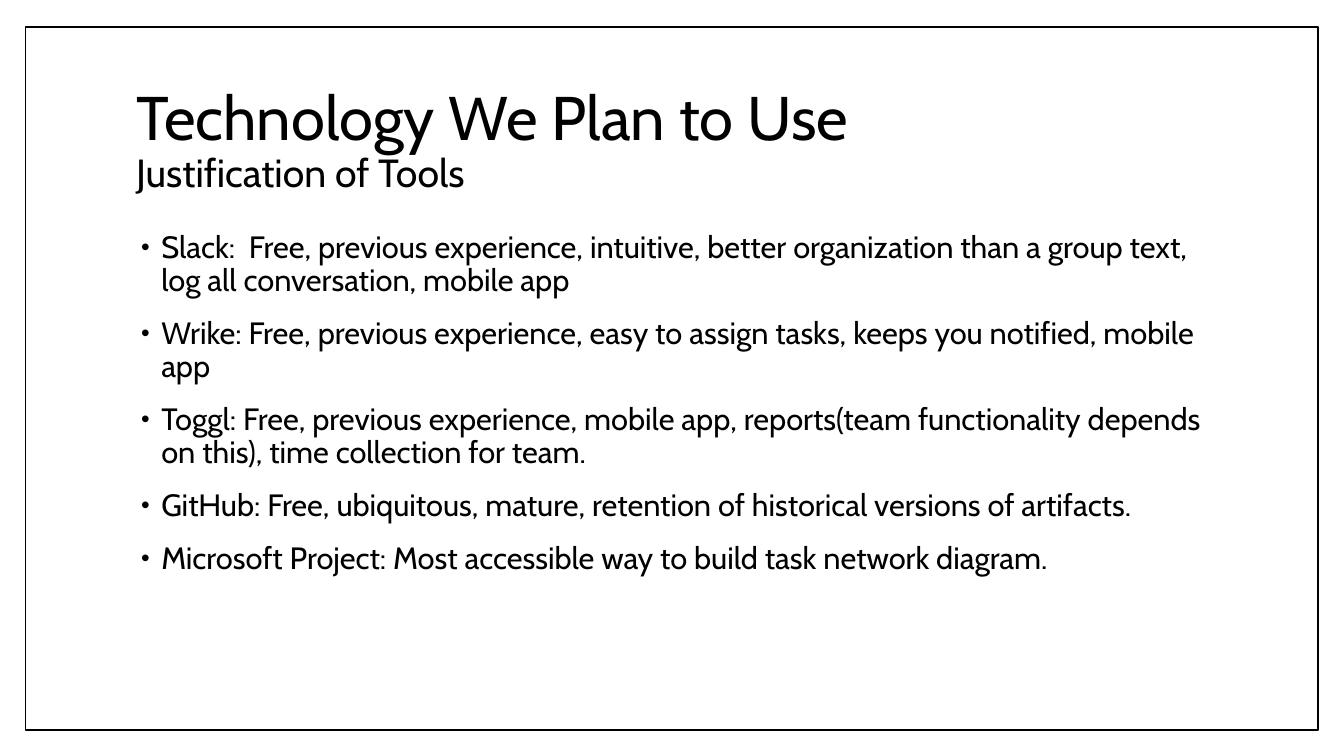
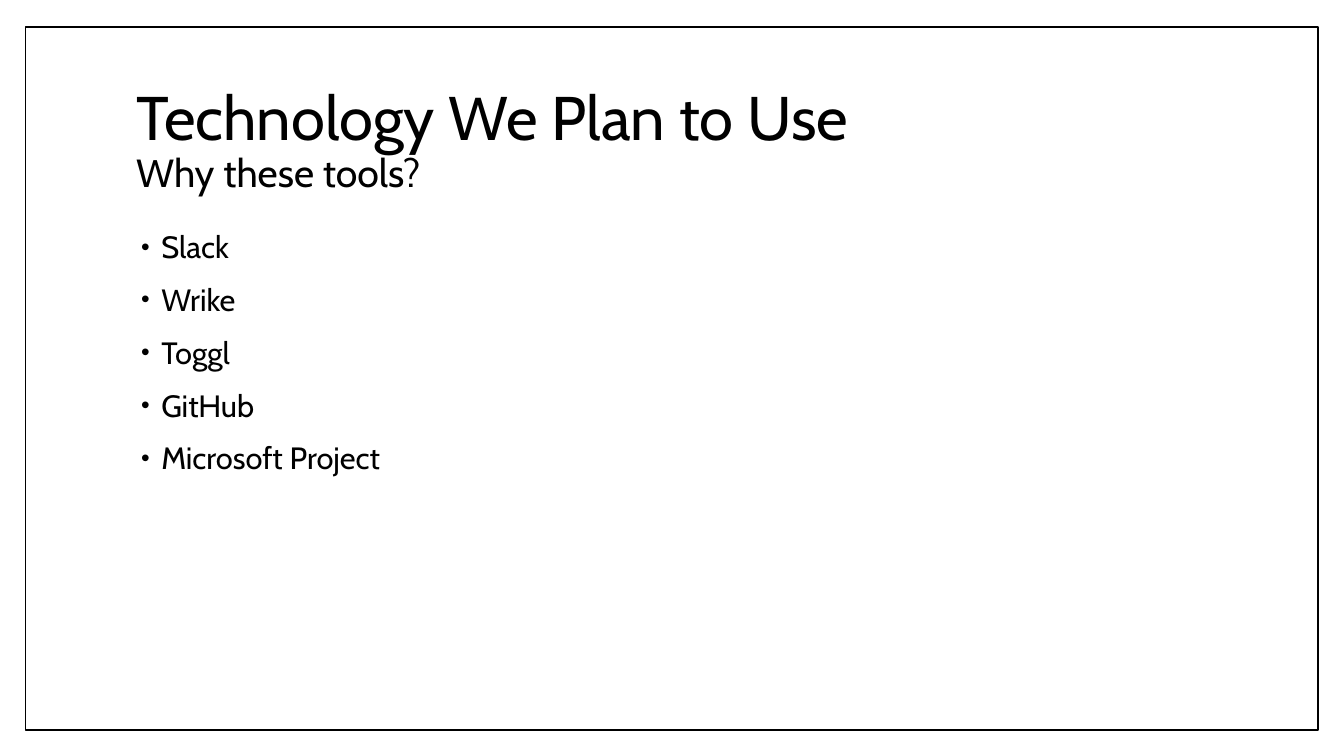
Before and after one commit to umdfeynman/umdfeynman, a slide deck: slide 10 of Work_In_Progress/CS/SPMP_Presentation_Erik_Modified.pptx. Drawn at 1344x756 pixels with LibreOffice and Linux fonts; fonts in the diff are those of the drawing. Boxes give left, top, right and bottom in pixels: in the first picture for what was removed or moved away, otherwise in the second. Text is boxed around its words. In the diff, an @@ line names an element or a change of style, - is before the commit and + after.

```diff
--- a/Work_In_Progress/CS/SPMP_Presentation_Erik_Modified.pptx
+++ b/Work_In_Progress/CS/SPMP_Presentation_Erik_Modified.pptx
@@ title at bbox=[136, 93, 848, 197]: text changed @@
-Technology We Plan to Use
-Justification of Tools
+Technology We Plan to Use
+Why these tools?
@@ text at bbox=[161, 235, 380, 476]: text changed @@
-• Slack: Free, previous experience, intuitive, better organization than a group text, log all conversation, mobile app
-• Wrike: Free, previous experience, easy to assign tasks, keeps you notified, mobile app
-• Toggl: Free, previous experience, mobile app, reports(team functionality depends on this), time collection for team.
-• GitHub: Free, ubiquitous, mature, retention of historical versions of artifacts.
-• Microsoft Project: Most accessible way to build task network diagram.
+• Slack
+• Wrike
+• Toggl
+• GitHub
+• Microsoft Project
```
Also in this commit, not shown: 17 other slides changed.
